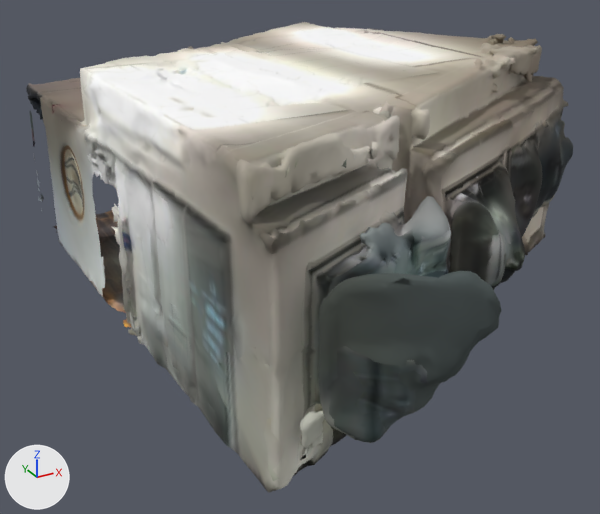
An edit to the glTF model scans/gofore_tvroom.glb, drawn before and after from the same camera.
Both versions are drawn from a 50 mm camera at (-5.01, -10.87, 3.78) aimed at (0.22, -1.37, -0.97). The axes (+X, +Y, +Z) are drawn at lower left. The lights are the same throughout. Vertices at the same position are counted once.

The older version as bpy lines, for what is in view:
```python
me_mesh_0_004 = bpy.data.meshes.new('Mesh_0.004')
me_mesh_0_004.from_pydata(...)  # 29157 vertices, 58235 faces; spans x -2.46..5.05, y -6.42..3.47, z -1.76..1.76
me_mesh_0_004.materials.append(mat_material_0_001)  # picture img_image_0
ob_gofore_tvroom_001 = bpy.data.objects.new('gofore_tvroom.001', me_mesh_0_004)
ob_gofore_tvroom_001.location = (0.0, 0.0, 0.0)
```
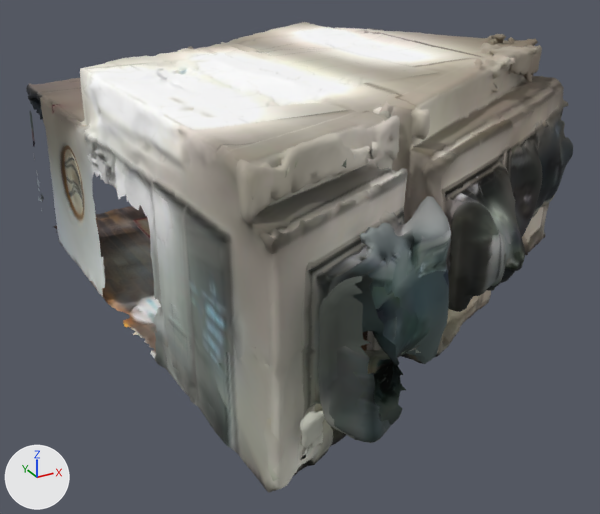
What differs and where, as boxes [x1, y1, x2, y2] in the pictures (600 x 514 px):
part 1 of me_mesh_0_004, deleted: before [112, 194, 162, 359]
part 2 of me_mesh_0_004, deleted (black): before [353, 271, 502, 425]

The change, as a list of edits to the scene's bpy script:
```text
Change me_mesh_0_004:
    used by ob_gofore_tvroom_001; location = (0.0, 0.0, 0.0)
    remove me_mesh_0_004.from_pydata(...)  # 29157 vertices, 58235 faces; spans x -2.46..5.05, y -6.42..3.47, z -1.76..1.76
    add me_mesh_0_004.from_pydata(...)  # 28505 vertices, 56876 faces; spans x -2.46..5.05, y -5.77..3.47, z -1.76..1.76
    me_mesh_0_004 part 1: 344 vertices removed from x -2.39..-2.18, y -2.19..-1.15, z -1.57..0.28
    me_mesh_0_004 part 2: 308 vertices removed from x -1.53..-0.67, y -6.42..-5.55, z -0.59..1.0
```
